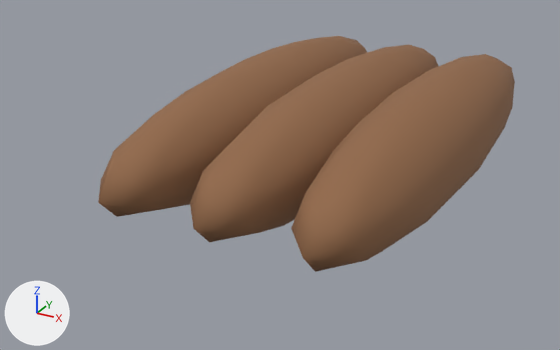
Before and after pictures for a commit that changed the Blender file assets/source/wood.blend.
Rendered twice from a camera (50 mm lens) standing at (0.598, -1.344, 0.688) and looking at (-0.088, -0.098, 0.065). Lighting does not change. The marker at lower left points along +X, +Y and +Z. The older version comes first.

Objects in the first picture: 'log'.
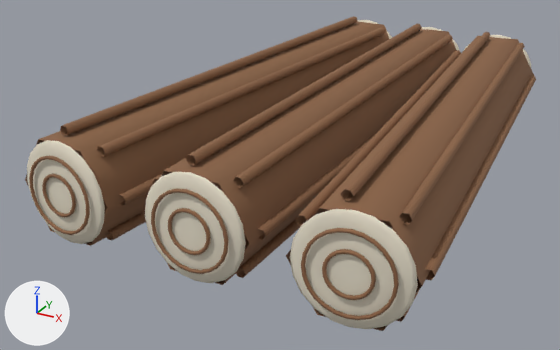
Boxes (x1, y1, x2, y2) around the edits, measured in the pictures (560 x 350 px):
'log', recoloured, reshaped, moved, turned
    before: (98, 36, 515, 272)
    after: (25, 16, 536, 331)
'cut end grain', added
    after: (27, 20, 531, 329)
part 1 of me_sphere_019, rebuilt (35% wider, 24% taller)
    before: (98, 36, 367, 217)
    after: (25, 21, 389, 246)
part 2 of me_sphere_019, rebuilt (11% wider, 35% taller)
    before: (291, 54, 515, 272)
    after: (286, 36, 534, 331)
part 3 of me_sphere_019, rebuilt (27% wider, 30% taller)
    before: (190, 45, 438, 242)
    after: (142, 29, 456, 285)
part 4 of me_sphere_019, added (brown)
    after: (29, 16, 536, 322)

Edits to the bpy script that builds the scene:
```text
Change mat_cut_wood:
    where n0 = _N.new('ShaderNodeBsdfPrincipled'); n0.name = 'Principled BSDF'
    remove n0.inputs[0].default_value = (0.29, 0.14, 0.065, 1.0)  # 'Base Color', brown #936948
    add n2 = _N.new('ShaderNodeVertexColor'); n2.name = 'Color Attribute'
    add n2.layer_name = 'Surface'
    add _L.new(n2.outputs[0], n0.inputs[0])  # 'Color' to 'Base Color'
Add mat_cream_fur:
    mat_cream_fur = bpy.data.materials.new('cream fur')
    mat_cream_fur.use_nodes = True; mat_cream_fur.node_tree.nodes.clear()
    _N = mat_cream_fur.node_tree.nodes; _L = mat_cream_fur.node_tree.links
    n0 = _N.new('ShaderNodeBsdfPrincipled'); n0.name = 'Principled BSDF'
    n0.inputs[2].default_value = 0.85  # 'Roughness'
    n1 = _N.new('ShaderNodeOutputMaterial'); n1.name = 'Material Output'
    n2 = _N.new('ShaderNodeVertexColor'); n2.name = 'Color Attribute'
    n2.layer_name = 'Surface'
    _L.new(n0.outputs[0], n1.inputs[0])  # 'BSDF' to 'Surface'
    _L.new(n2.outputs[0], n0.inputs[0])  # 'Color' to 'Base Color'
Change me_sphere_019:
    used by ob_log; location = (-0.18, 0.0, 0.16)
    remove me_sphere_019.from_pydata(...)  # 258 vertices, 288 faces; spans x -0.11..0.47, y -0.52..0.52, z -0.11..0.11
    add me_sphere_019.from_pydata(...)  # 2466 vertices, 2250 faces; spans x -0.095..0.599, y -0.535..0.572, z -0.1..0.1
    me_sphere_019 part 1: the loose piece of 86 vertices spanning x -0.11..0.11, y -0.52..0.52, z -0.11..0.11 is rebuilt with 12 vertices and now spans x -0.095..0.095, y -0.52..0.52, z -0.082..0.082
    me_sphere_019 part 2: the loose piece of 86 vertices spanning x 0.25..0.47, y -0.52..0.52, z -0.11..0.11 is rebuilt with 12 vertices and now spans x 0.242..0.595, y -0.495..0.562, z -0.082..0.082
    me_sphere_019 part 3: the loose piece of 86 vertices spanning x 0.07..0.29, y -0.52..0.52, z -0.11..0.11 is rebuilt with 12 vertices and now spans x 0.073..0.346, y -0.509..0.543, z -0.082..0.082
    me_sphere_019 part 4: 2430 vertices added at x -0.095..0.599, y -0.535..0.572, z -0.1..0.1
Add me_sphere_021:
    me_sphere_021.from_pydata(...)  # 876 vertices, 960 faces; spans x -0.089..0.59, y -0.009..1.083, z -0.089..0.089
    me_sphere_021.polygons.foreach_set('use_smooth', [True] * 960)
    me_sphere_021.materials.append(mat_cream_fur)
Change ob_log:
    ob_log.location: (-0.18, 0.0, 0.16) -> (-0.21, 0.0, 0.16)
    ob_log.rotation_euler: (0.0, 0.0, 0.0) -> (0.0, 0.0, -0.08)  # degrees (0, 0, 0) -> degrees (0, 0, -4.6)
Add ob_cut_end_grain:
    ob_cut_end_grain = bpy.data.objects.new('cut end grain', me_sphere_021)
    ob_cut_end_grain.location = (-0.252, -0.518, 0.16)
    ob_cut_end_grain.rotation_euler = (0.0, 0.0, -0.08)  # degrees (0, 0, -4.6)
```
